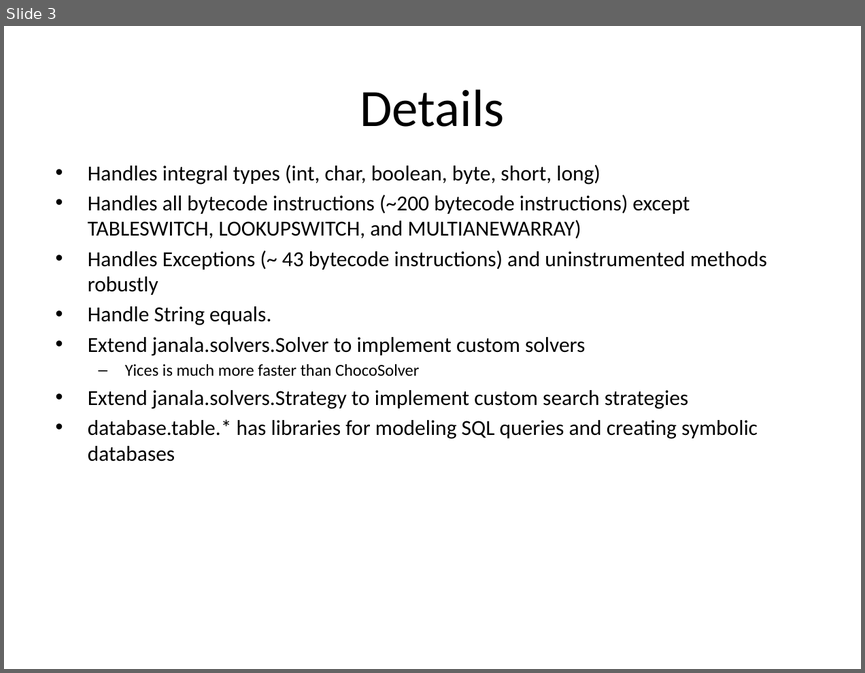
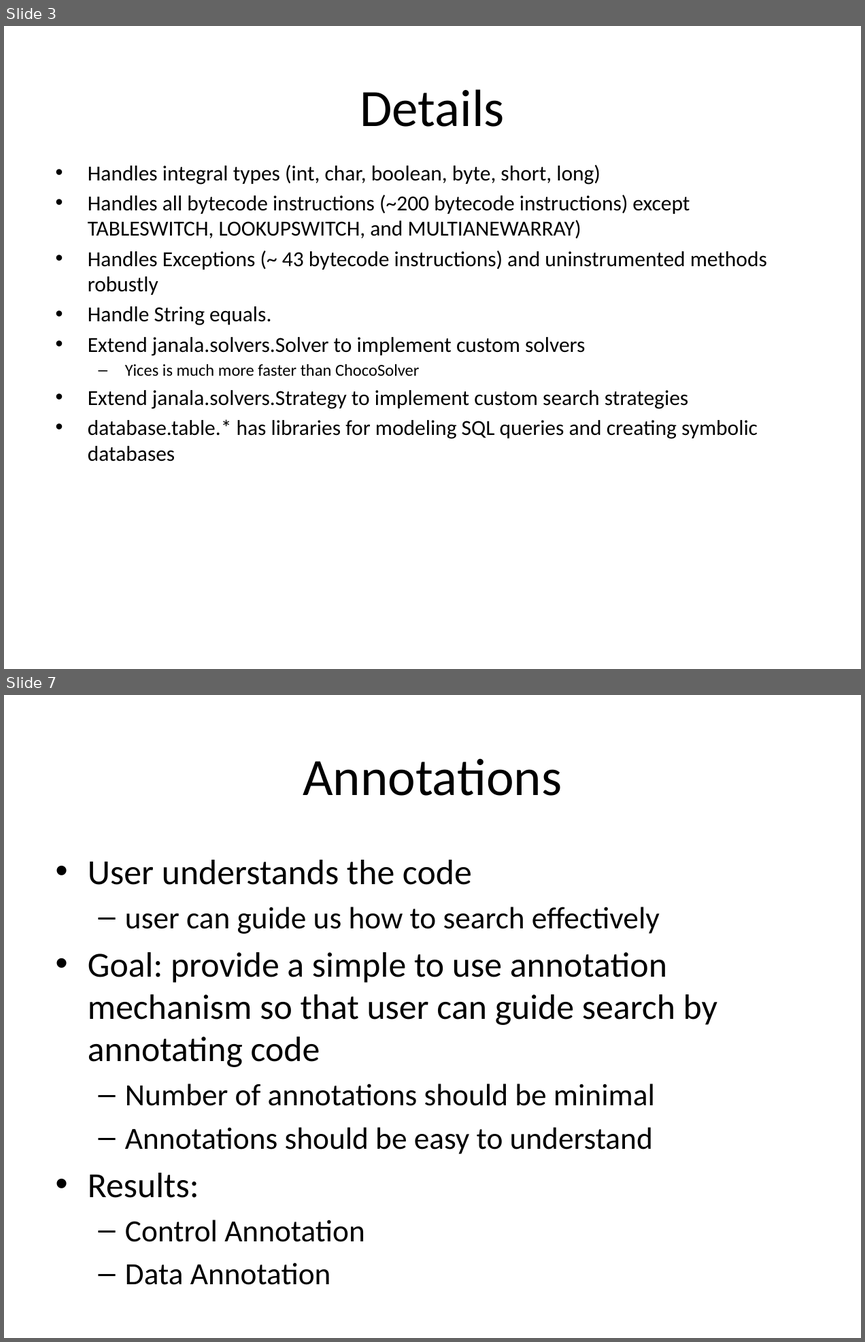
Before and after one commit to ksen007/janala2, a slide deck: janala.pptx. Shown one above the other, each under a label of ours: slide 3 before the commit, slides 3 and 7 after it; the slides between them are not shown. The pictures are 865x673 and 865x1342 pixels, drawn with LibreOffice and Linux fonts; fonts in the diff are those of the drawing. Boxes give left, top, right and bottom in pixels: in the first picture for what was removed or moved away, otherwise in the second. Text is boxed around its words. In the diff, an @@ line names an element or a change of style, - is before the commit and + after.

```diff
--- a/janala.pptx
+++ b/janala.pptx
@@ slide 7 added at (x1=4, y1=695, x2=861, y2=1338), background #FFFFFF @@
@@ title added at (x1=303, y1=758, x2=562, y2=796), 44 pt, text #000000 @@
+Annotations
@@ text added at (x1=88, y1=860, x2=717, y2=1242), 25.9 pt, text #000000 @@
+• User understands the code
+  – user can guide us how to search effectively
+• Goal: provide a simple to use annotation mechanism so that user can guide search by annotating code
+  – Number of annotations should be minimal
+  – Annotations should be easy to understand
+• Results:
+  – Control Annotation
+  – Data Annotation
```
Also in this commit, not shown: 9 other slides added, 2 other files.
